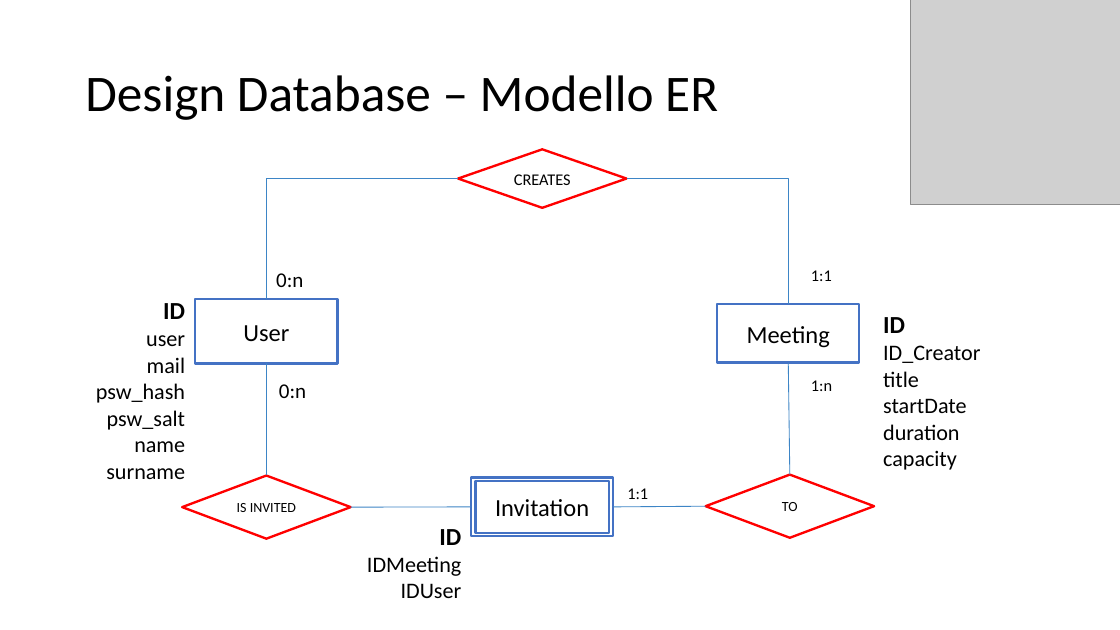
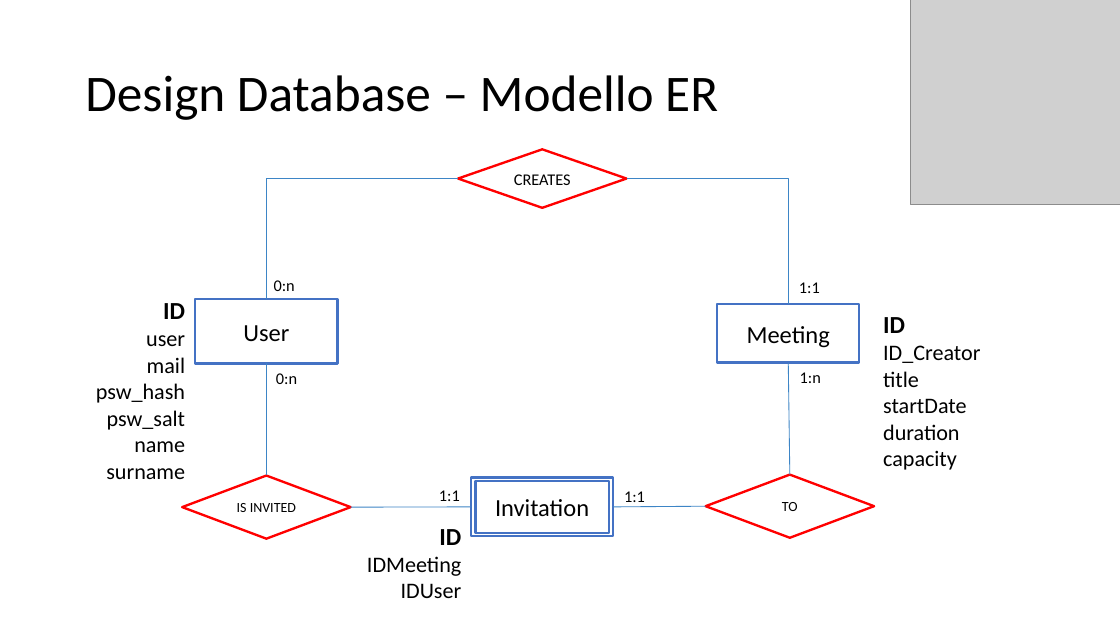
Before and after one commit to AlessandroSironi/TIW-Project-2022, a slide deck: slide 4 of docs/TIW - Documentazione.pptx. Drawn at 1120x630 pixels with LibreOffice and Linux fonts; fonts in the diff are those of the drawing; grey boxes stand for pictures. Boxes give left, top, right and bottom in pixels: in the first picture for what was removed or moved away, otherwise in the second. Text is boxed around its words. In the diff, an @@ line names an element or a change of style, - is before the commit and + after.

```diff
--- a/docs/TIW - Documentazione.pptx
+++ b/docs/TIW - Documentazione.pptx
@@ text "0:n" moved from (x1=276, y1=273, x2=303, y2=287) to (x1=274, y1=280, x2=295, y2=291) @@
@@ text "0:n" at (x1=274, y1=280, x2=295, y2=291): size 18 to 14 pt @@
@@ text "1:1" moved from (x1=811, y1=270, x2=832, y2=281) to (x1=799, y1=282, x2=820, y2=293) @@
@@ text "0:n" at (x1=276, y1=373, x2=297, y2=384): size 18 to 14 pt @@
@@ text "0:n" moved from (x1=279, y1=384, x2=306, y2=398) to (x1=276, y1=373, x2=297, y2=384) @@
@@ text "1:n" moved from (x1=811, y1=380, x2=832, y2=391) to (x1=800, y1=372, x2=821, y2=383) @@
@@ text added at (x1=439, y1=490, x2=460, y2=501), 14 pt, text #000000 @@
+1:1
@@ text "1:1" rewrapped from (x1=627, y1=488, x2=648, y2=499) to (x1=624, y1=491, x2=645, y2=507) @@
```
Also in this commit, not shown: 5 other slides changed, 4 other files.
